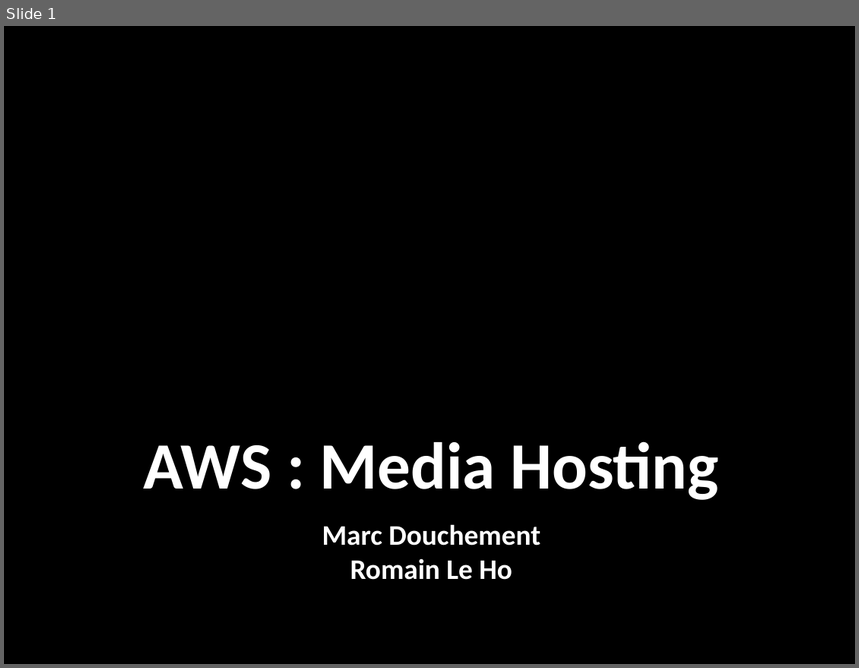
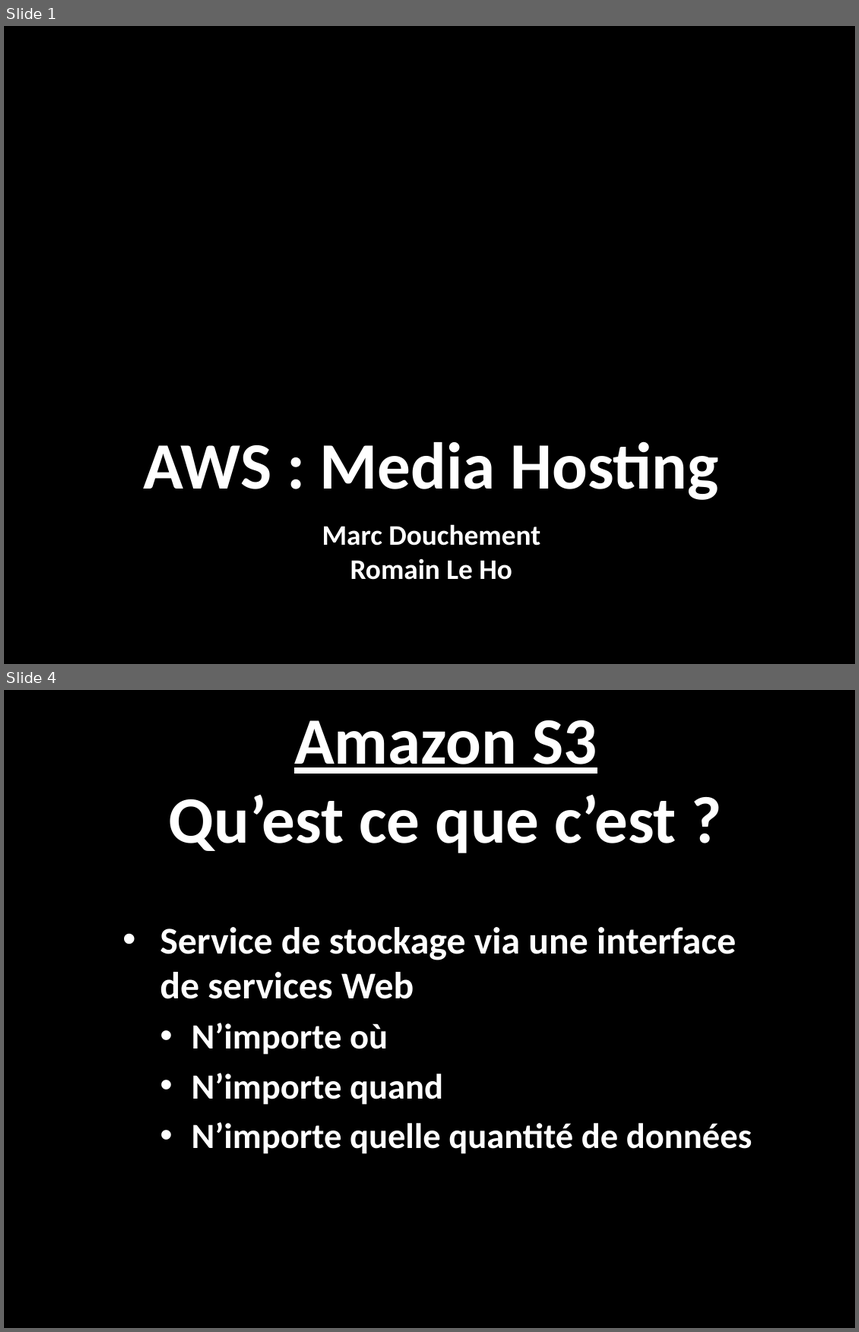
Before and after one commit to romfret/TLC, a slide deck: AWS - Media Hosting.pptx. Shown one above the other, each under a label of ours: slide 1 before the commit, slides 1 and 4 after it; the slides between them are not shown. The pictures are 859x668 and 859x1332 pixels, drawn with LibreOffice and Linux fonts; fonts in the diff are those of the drawing; background and template pictures are left out. Boxes give left, top, right and bottom in pixels: in the first picture for what was removed or moved away, otherwise in the second. Text is boxed around its words. In the diff, an @@ line names an element or a change of style, - is before the commit and + after.

```diff
--- a/AWS - Media Hosting.pptx
+++ b/AWS - Media Hosting.pptx
@@ slide 4 added at <box>4,690,855,1328</box>, background picture (left out) @@
@@ title added at <box>169,720,677,853</box>, 56 pt, text #FFFFFF, bold @@
+Amazon S3
+Qu’est ce que c’est ?
@@ text added at <box>160,927,753,1154</box>, 30 pt, text #FFFFFF, bold @@
+  • Service de stockage via une interface de services Web
+    • N’importe où
+    • N’importe quand
+    • N’importe quelle quantité de données
```
Also in this commit, not shown: 2 slides changed, 3 other slides added, 1 slide removed.
